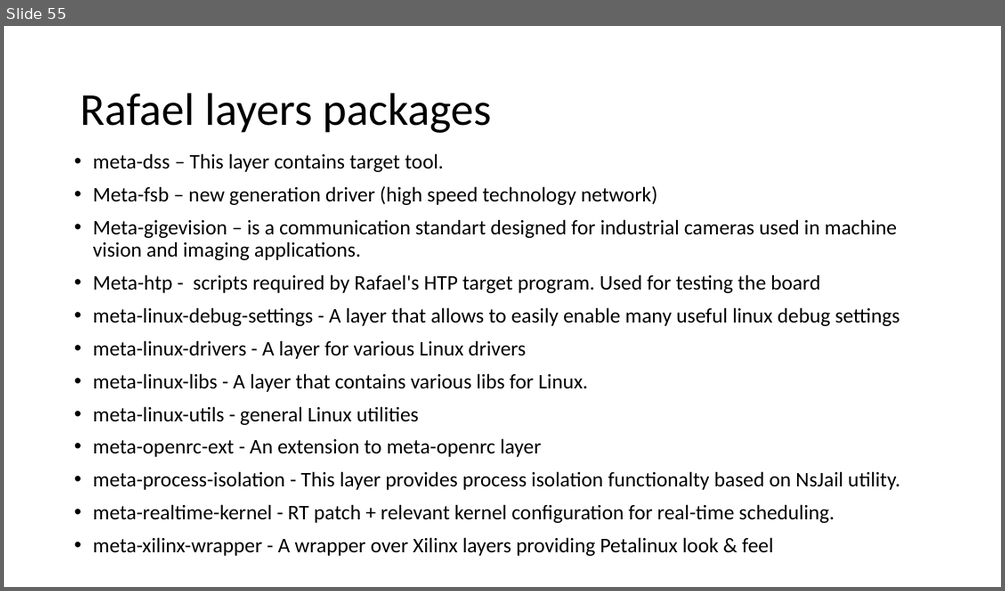
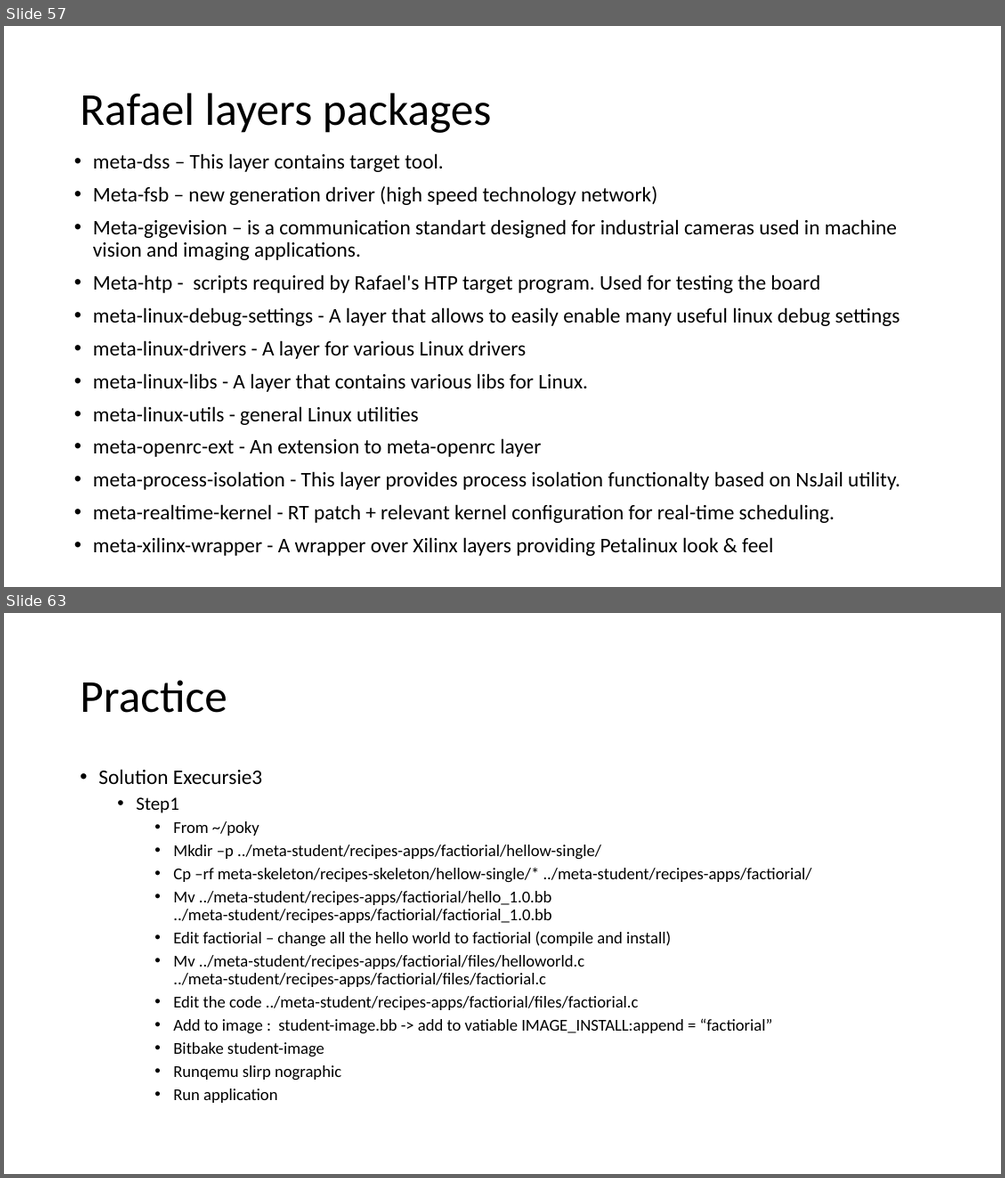
Before and after one commit to yaronda2/YoctoCourse, a slide deck: Yocto Practice_Release.pptx. Shown one above the other, each under a label of ours: slide 55 before the commit, slides 57 and 63 after it; the slides between them are not shown. The pictures are 1005x591 and 1005x1178 pixels, drawn with LibreOffice and Linux fonts; fonts in the diff are those of the drawing. Boxes give left, top, right and bottom in pixels: in the first picture for what was removed or moved away, otherwise in the second. Text is boxed around its words. In the diff, an @@ line names an element or a change of style, - is before the commit and + after.

```diff
--- a/Yocto Practice_Release.pptx
+++ b/Yocto Practice_Release.pptx
@@ slide 63 added at box(4, 613, 1001, 1174), background #FFFFFF @@
@@ title added at box(80, 680, 226, 713), 44 pt, text #000000 @@
+Practice
@@ text added at box(98, 769, 812, 1103), 16 pt, text #000000 @@
+• Solution Execursie3
+  • Step1
+    • From ~/poky
+    • Mkdir –p ../meta-student/recipes-apps/factiorial/hellow-single/
+    • Cp –rf meta-skeleton/recipes-skeleton/hellow-single/* ../meta-student/recipes-apps/factiorial/
+    • Mv ../meta-student/recipes-apps/factiorial/hello_1.0.bb ../meta-student/recipes-apps/factiorial/factiorial_1.0.bb
+    • Edit factiorial – change all the hello world to factiorial (compile and install)
+    • Mv ../meta-student/recipes-apps/factiorial/files/helloworld.c ../meta-student/recipes-apps/factiorial/files/factiorial.c
+    • Edit the code ../meta-student/recipes-apps/factiorial/files/factiorial.c
+    • Add to image : student-image.bb -> add to vatiable IMAGE_INSTALL:append = “factiorial”
+    • Bitbake student-image
+    • Runqemu slirp nographic
+    • Run application
@@ what was slide 55 is now slide 57 @@
```
Also in this commit, not shown: 3 slides changed, 12 other slides added.
